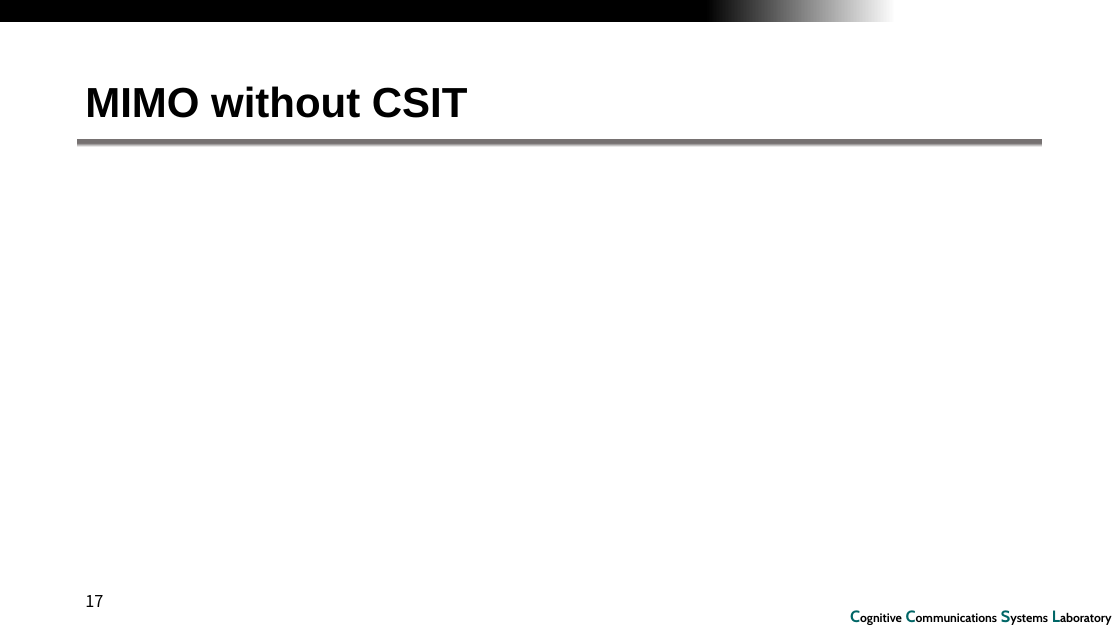
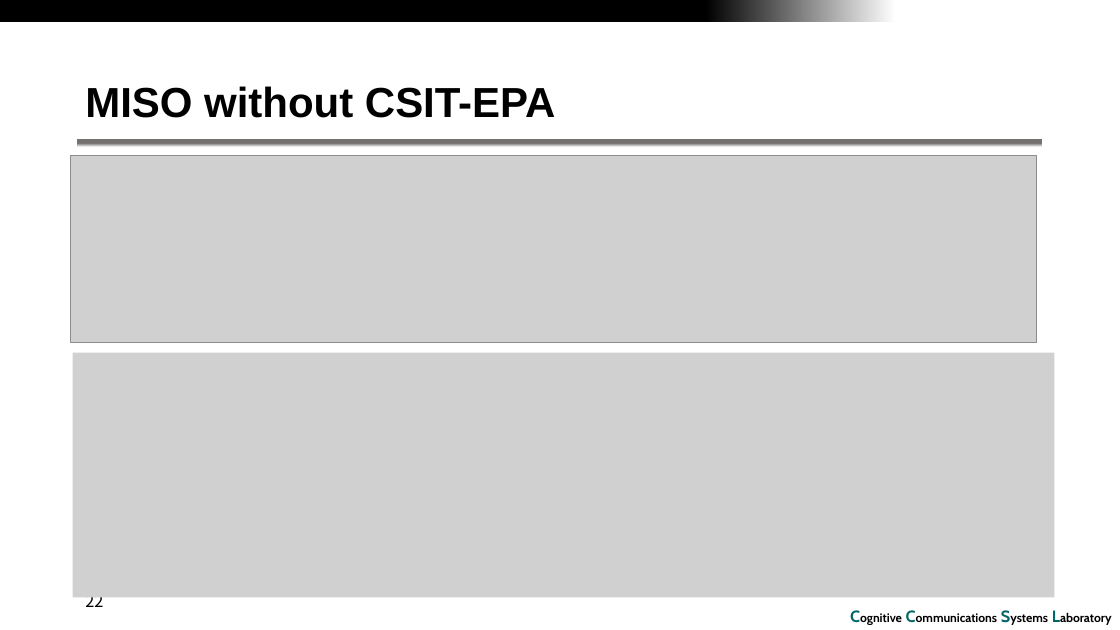
Before and after one commit to RefatHanbat/Presentation-of-SDM, a slide deck: slide 22 of assignment-5.pptx (slide 17 before the commit). Drawn at 1120x630 pixels with LibreOffice and Linux fonts; fonts in the diff are those of the drawing; grey boxes stand for pictures; background and template pictures are left out. Boxes give left, top, right and bottom in pixels: in the first picture for what was removed or moved away, otherwise in the second. Text is boxed around its words. In the diff, an @@ line names an element or a change of style, - is before the commit and + after.

```diff
--- a/assignment-5.pptx
+++ b/assignment-5.pptx
@@ title at bbox=[85, 86, 555, 118]: text changed @@
-MIMO without CSIT
+MISO without CSIT-EPA
@@ picture added at bbox=[71, 155, 1037, 343] @@
@@ picture added at bbox=[72, 353, 1054, 597] @@
@@ page number at bbox=[85, 597, 103, 607]: text changed @@
-17
+22
```
Also in this commit, not shown: 15 other slides changed, 34 slides added, 3 slides removed, 5 other files.
